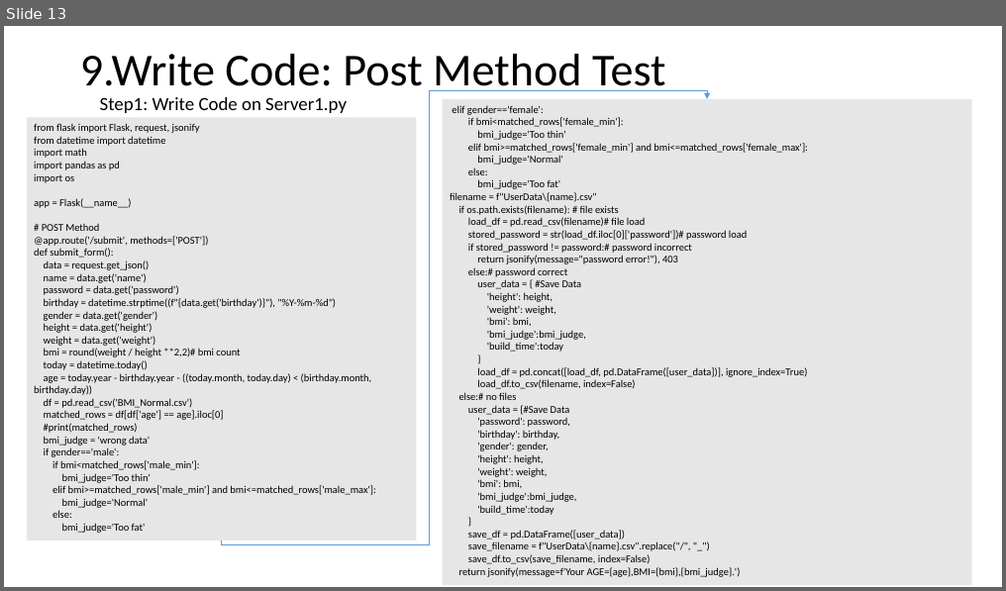
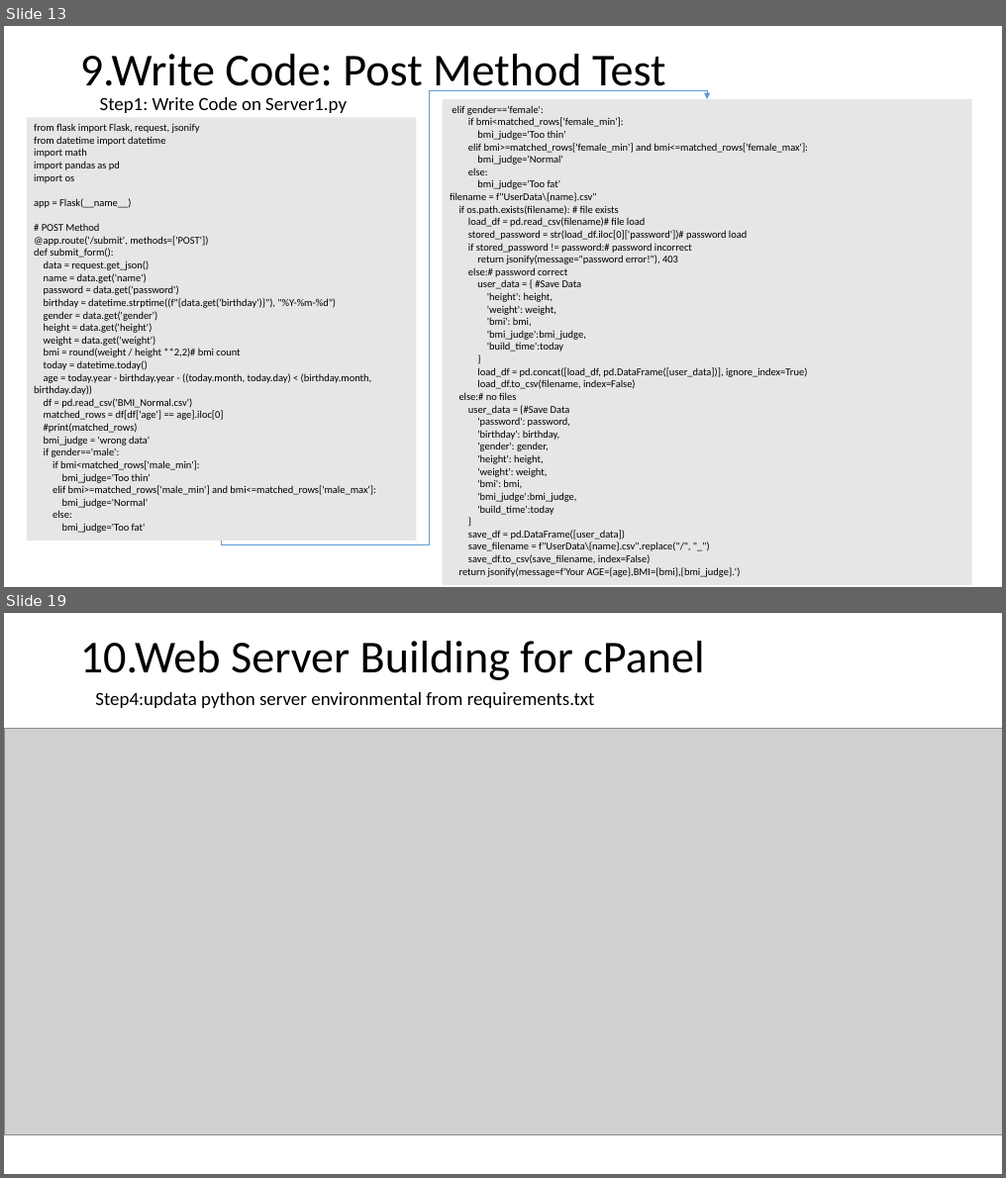
Before and after one commit to Chen-Wi-Ki/FlaskServerTeach, a slide deck: PythonFlask/Teach.pptx. Shown one above the other, each under a label of ours: slide 13 before the commit, slides 13 and 19 after it; the slides between them are not shown. The pictures are 1006x591 and 1006x1178 pixels, drawn with LibreOffice and Linux fonts; fonts in the diff are those of the drawing; grey boxes stand for pictures. Boxes give left, top, right and bottom in pixels: in the first picture for what was removed or moved away, otherwise in the second. Text is boxed around its words. In the diff, an @@ line names an element or a change of style, - is before the commit and + after.

Commit message:
Teach of Web Server Building for cPanel

```diff
--- a/PythonFlask/Teach.pptx
+++ b/PythonFlask/Teach.pptx
@@ slide 19 added at [4, 613, 1002, 1174], background #FFFFFF @@
@@ title added at [80, 641, 704, 680], 44 pt, text #000000 @@
+10.Web Server Building for cPanel
@@ text added at [95, 692, 595, 708], 18 pt, text #000000 @@
+Step4:updata python server environmental from requirements.txt
@@ picture added at [4, 728, 1002, 1136] @@
```
Also in this commit, not shown: 1 slide changed, 7 other slides added.
